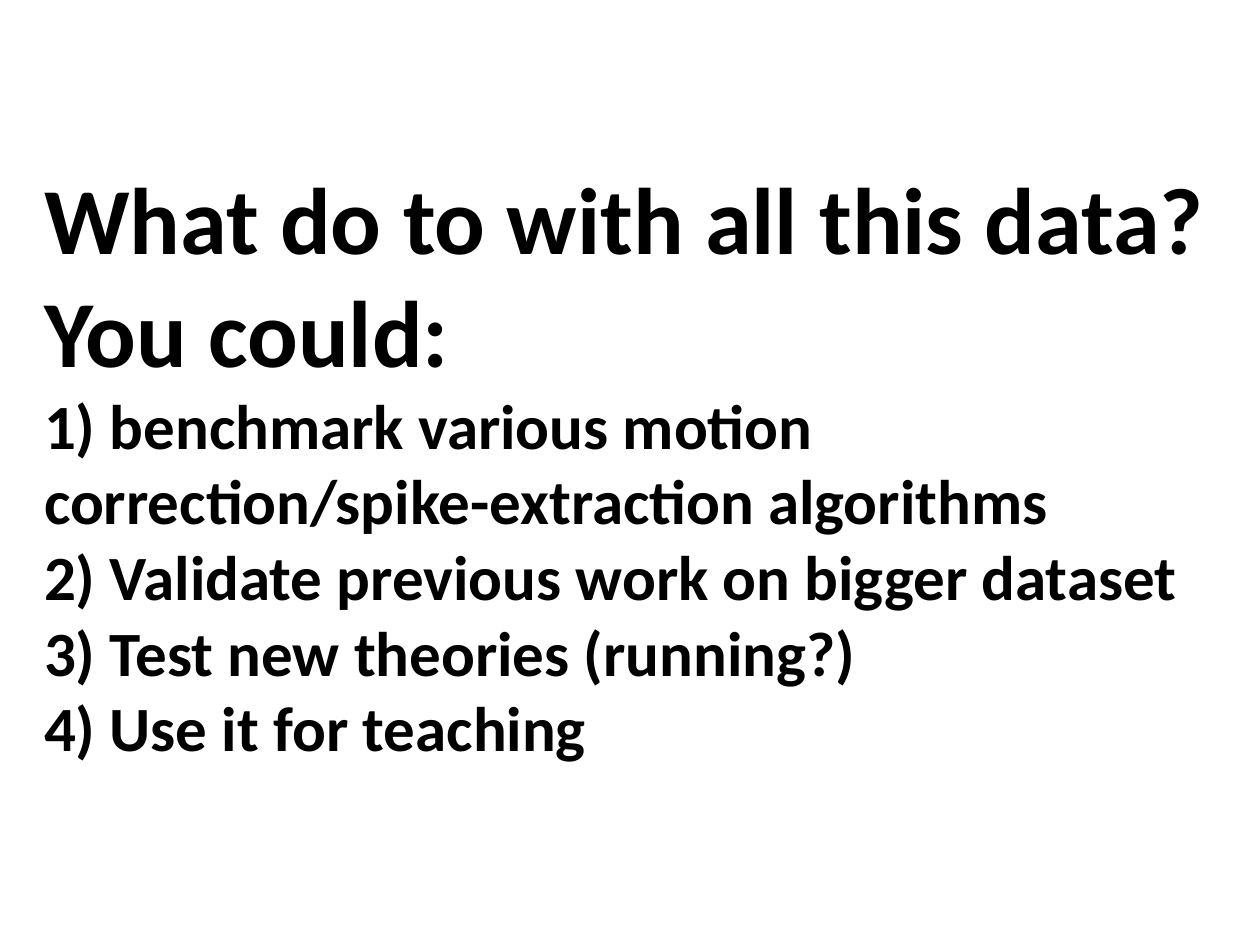
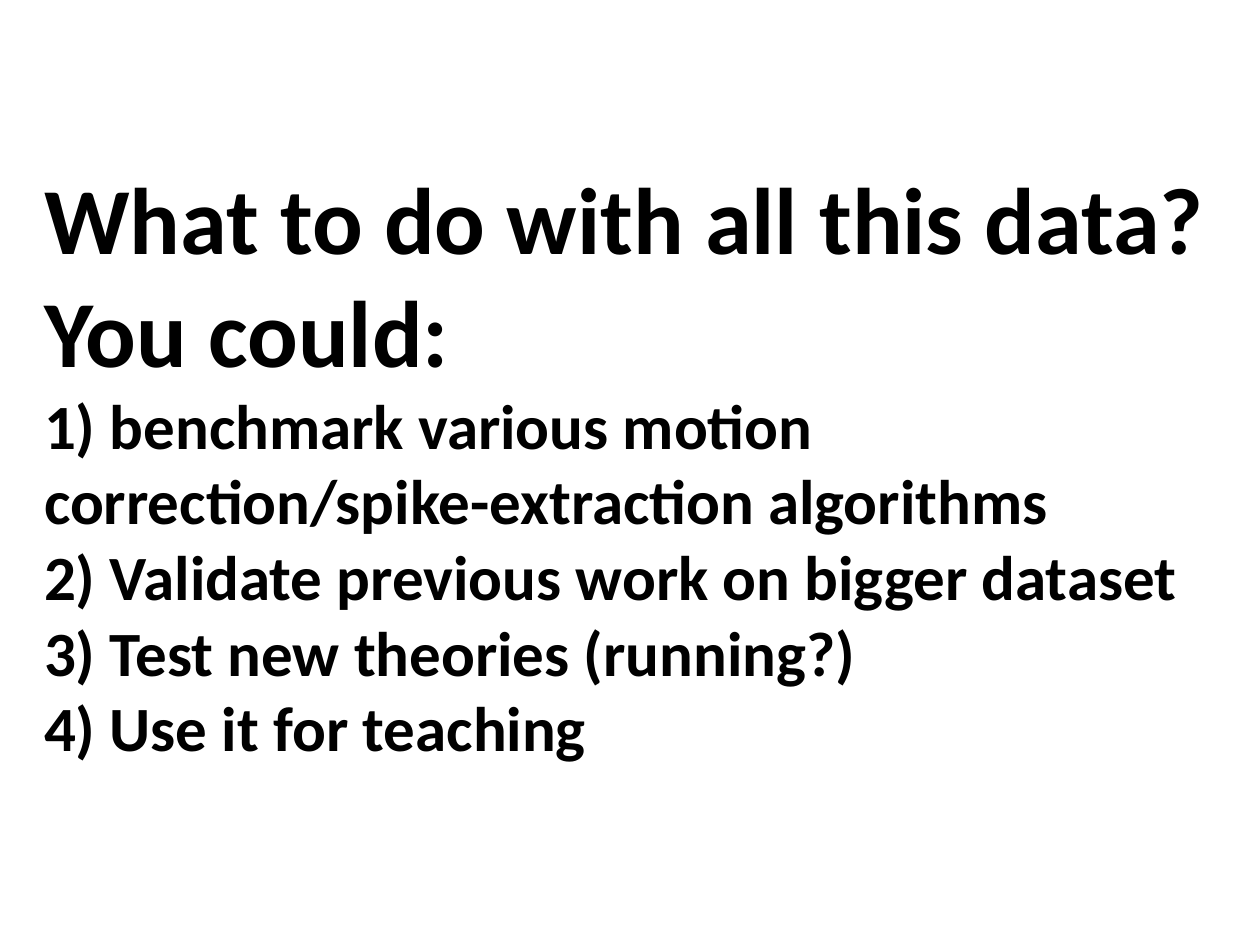
Before and after one commit to geffenlab/CNI-JC, a slide deck: slide 17 of Allen_Brain_Observatory_Dataset.pptx (slide 16 before the commit). Drawn at 1260x945 pixels with LibreOffice and Linux fonts; fonts in the diff are those of the drawing. Boxes give left, top, right and bottom in pixels: in the first picture for what was removed or moved away, otherwise in the second. Text is boxed around its words. In the diff, an @@ line names an element or a change of style, - is before the commit and + after.

Commit message:
minor changes

```diff
--- a/Allen_Brain_Observatory_Dataset.pptx
+++ b/Allen_Brain_Observatory_Dataset.pptx
@@ title at (44,187,1204,762): text changed @@
-What do to with all this data? You could:
-1) benchmark various motion correction/spike-extraction algorithms
-2) Validate previous work on bigger dataset
-3) Test new theories (running?)
-4) Use it for teaching
+What to do with all this data? You could:
+1) benchmark various motion correction/spike-extraction algorithms
+2) Validate previous work on bigger dataset
+3) Test new theories (running?)
+4) Use it for teaching
```
Also in this commit, not shown: 1 other slide changed, 1 slide added.
